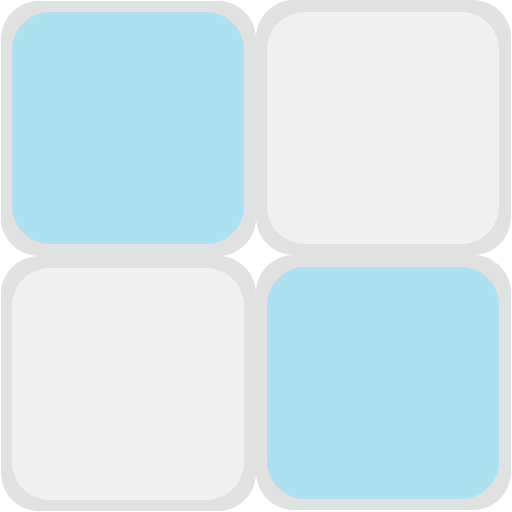
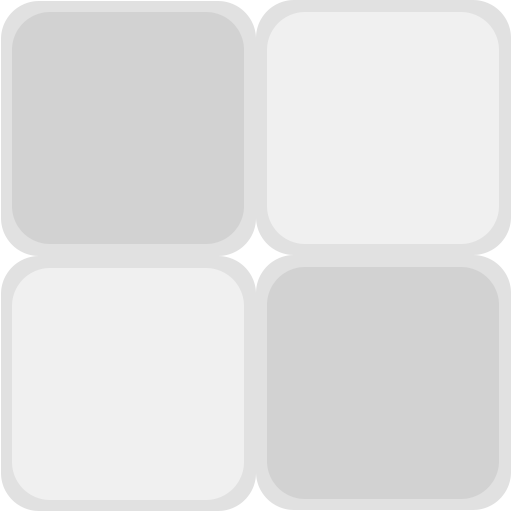
Comparing the layer stacks of the two 512x512 images. Changes:
painted on "Прямоугольник 1 копия 4" over (12, 12, 244, 244)
painted on "Прямоугольник 1 копия 6" over (267, 267, 499, 499)
